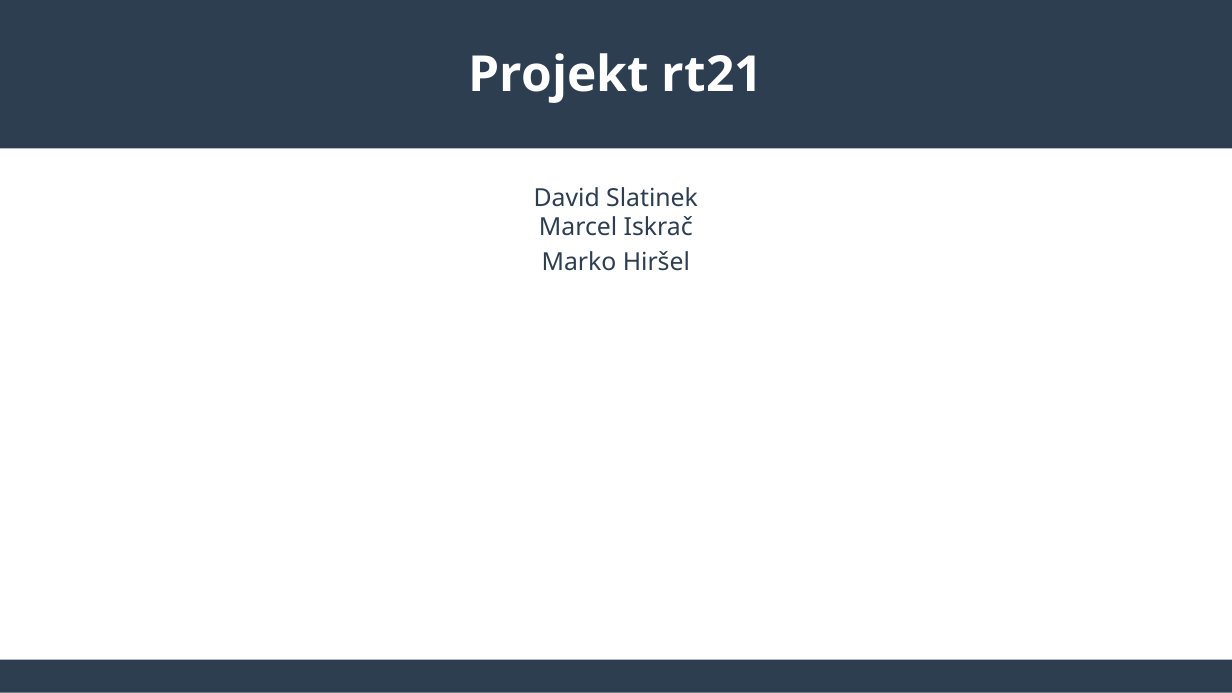
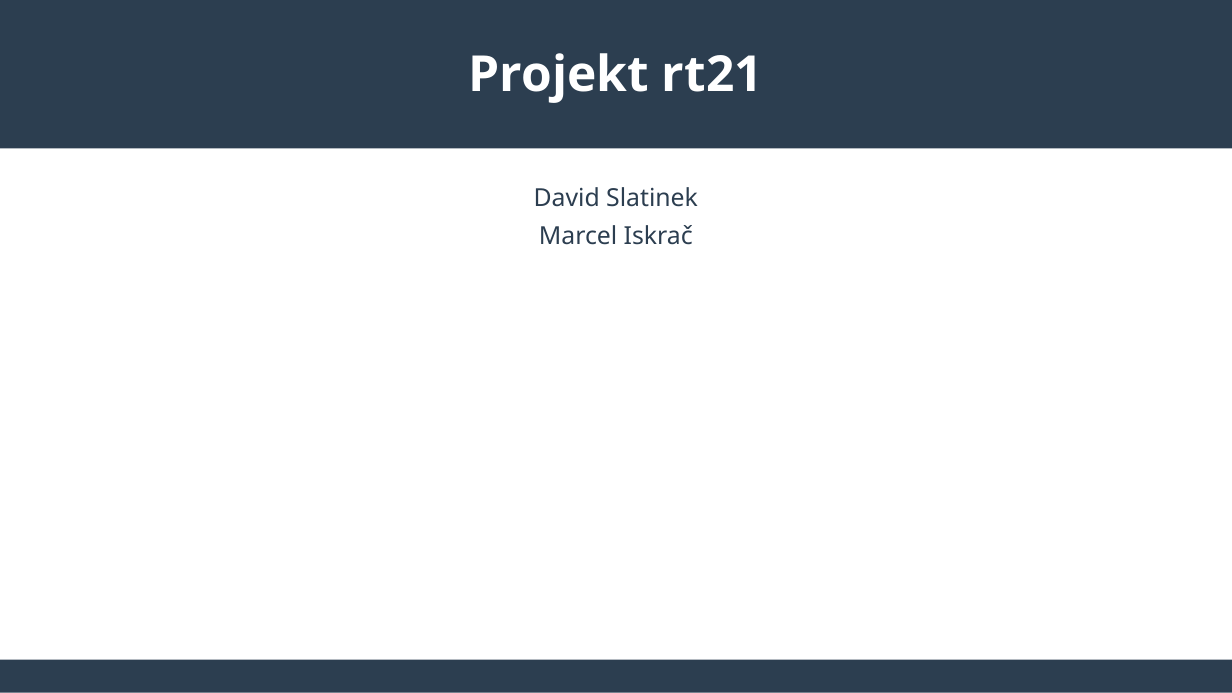
Before and after one commit to david-slatinek/rt21, a slide deck: slide 1 of documents/presentation.odp. Drawn at 1232x693 pixels with LibreOffice and Linux fonts; fonts in the diff are those of the drawing. Boxes give left, top, right and bottom in pixels: in the first picture for what was removed or moved away, otherwise in the second. Text is boxed around its words. In the diff, an @@ line names an element or a change of style, - is before the commit and + after.

```diff
--- a/documents/presentation.odp
+++ b/documents/presentation.odp
@@ text "David Slatinek" at (534, 187, 698, 245): more space between paragraphs @@
@@ text at (542, 251, 690, 271): paragraph removed @@
-Marko Hiršel
```
Also in this commit, not shown: 9 other files.
